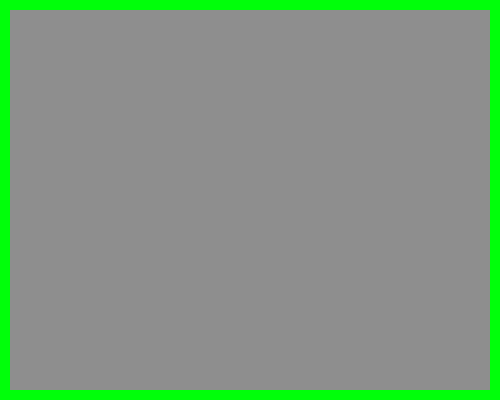
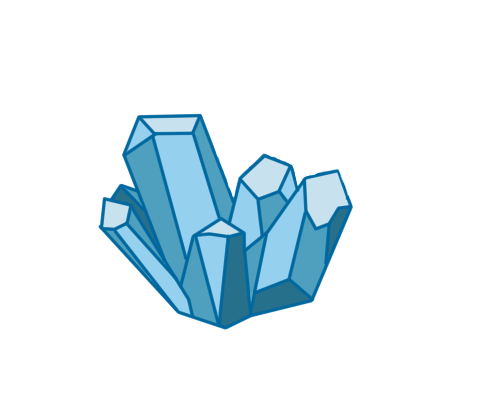
Revision of a layered 500 x 400 image; what changed, layer by layer:
added layer "Layer 10(pasted)" above "Copy of Layer 4" over (64, 0, 500, 384)
hid "Copy of Layer 4" (1st of 2) over (0, 0, 500, 400)
hid "Layer 5" over (0, 0, 500, 400)
